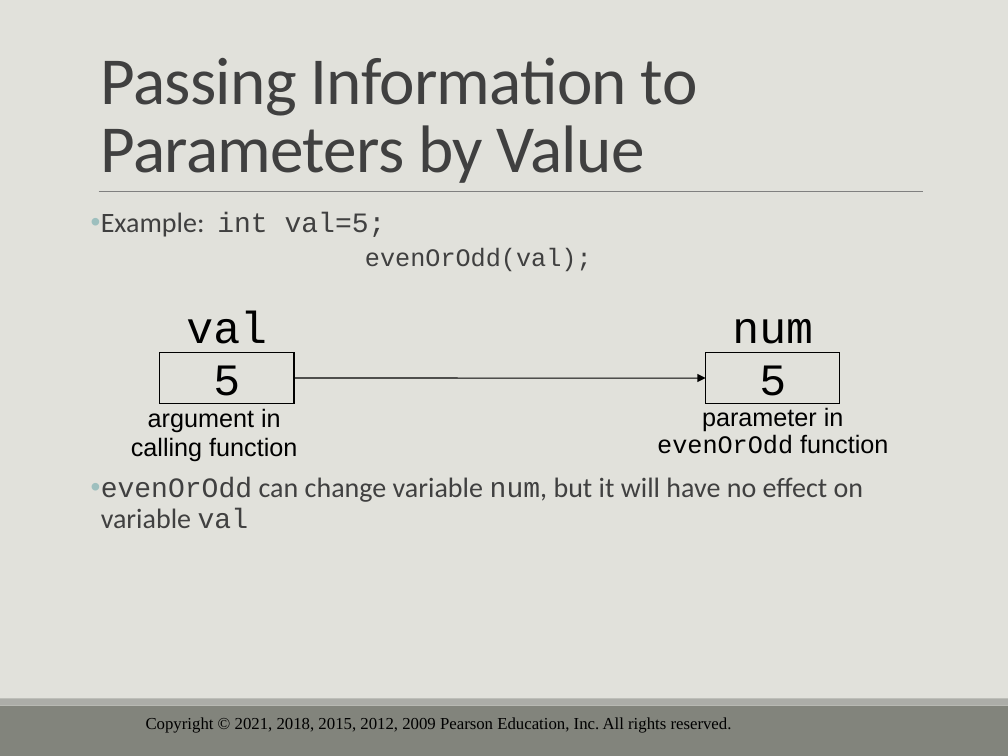
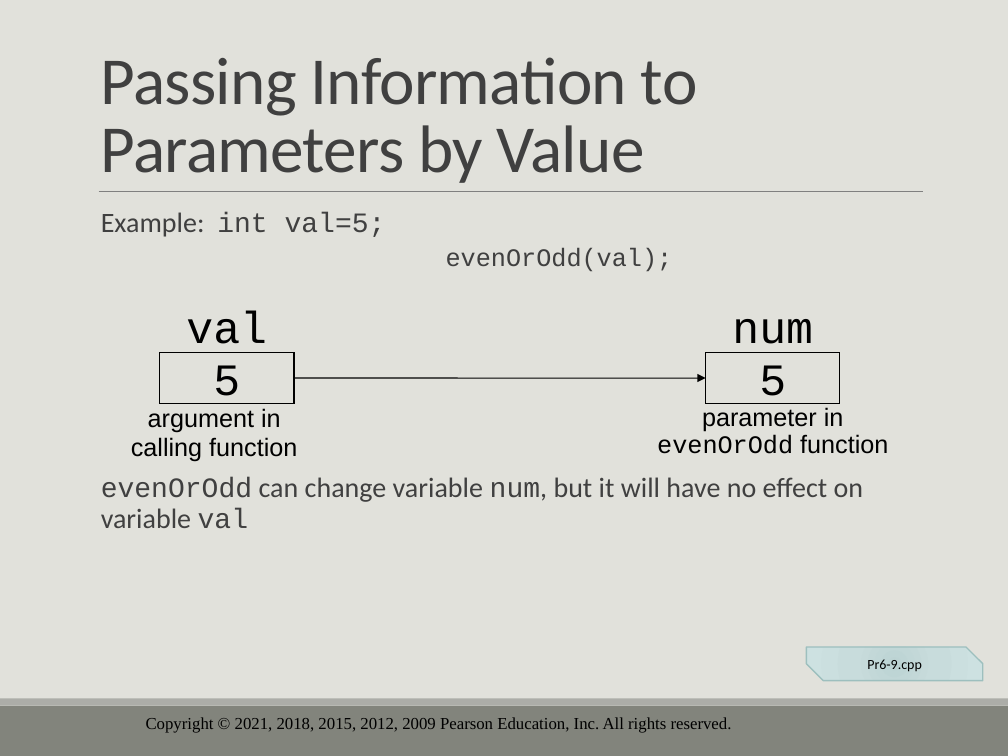
Before and after one commit to drolsonmi/eng1400, a slide deck: slide 24 of 1400_06_Functions.pptx. Drawn at 1008x756 pixels with LibreOffice and Linux fonts; fonts in the diff are those of the drawing; background and template pictures are left out. Boxes give left, top, right and bottom in pixels: in the first picture for what was removed or moved away, otherwise in the second. Text is boxed around its words. In the diff, an @@ line names an element or a change of style, - is before the commit and + after.

```diff
--- a/1400_06_Functions.pptx
+++ b/1400_06_Functions.pptx
@@ text "Example: int val=5;" at <box>101,212,864,529</box>: bullet • to  ; indent changed @@
@@ snip diag rect added at <box>806,647,983,680</box>, fill gradient #BDD3D2 to #C9DCDC to #CEE2E1, outline #9DBFBE 1 pt, 10 pt, text #000000 @@
+Pr6-9.cpp
```
Also in this commit, not shown: 3 other slides changed, 2 other files.
